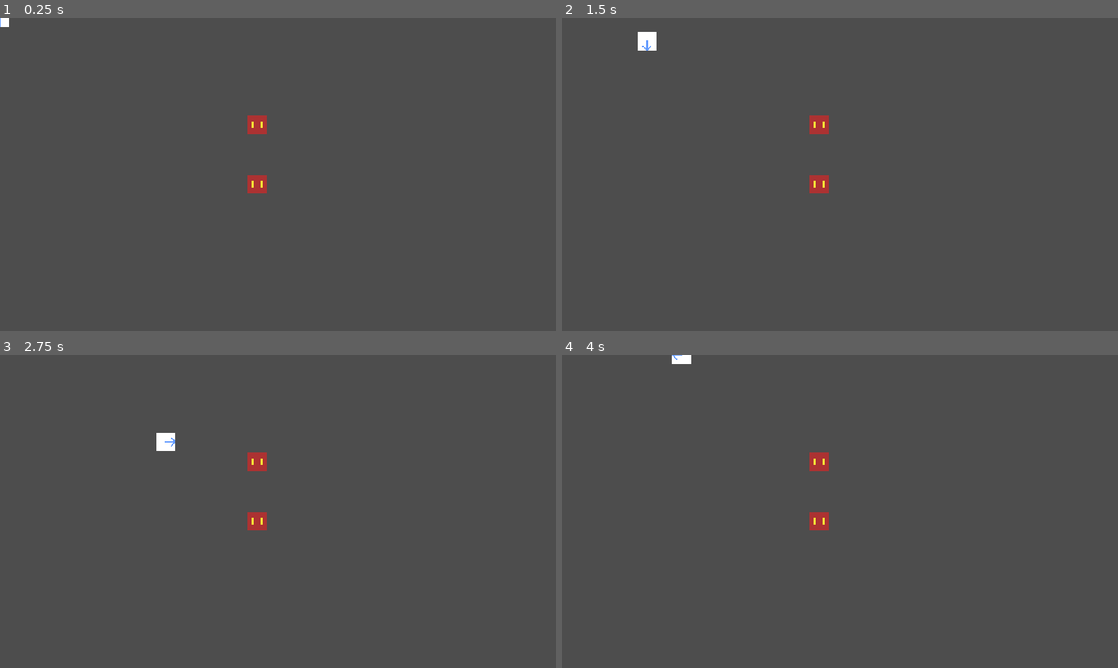
Above: before the commit, frames 1-4 (two rows, left to right).
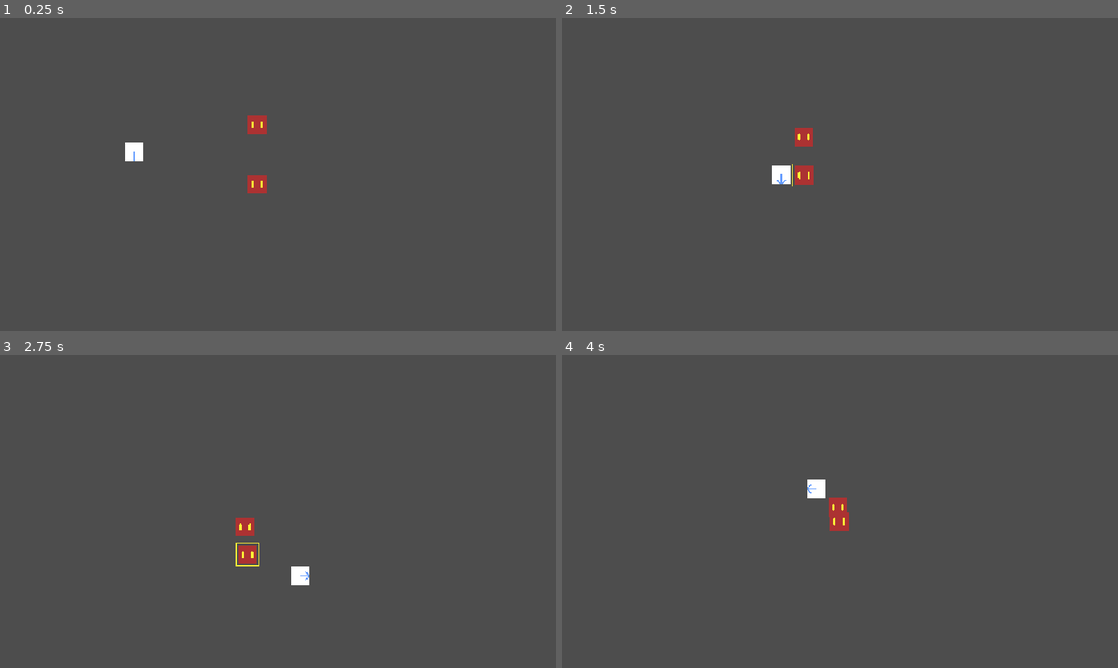
Above: after the commit, the same moments.

Repository: gianculottapascolachiappe-hue/DumbMorogh
Game: Godot game, scene res://main.tscn
Two runs of this game, one before a commit and one after it. Both use one fixed random seed, a clock stepped at 60 frames per second and the inputs below.
Inputs (mouse positions are in pixels of both pictures, inside the frame that each line leads up to):
- Up to frame 1 (0.25 s): no input
- Up to frame 2 (1.5 s): tap Enter at 0.5 s; move the mouse to (817, 183) at 0.52 s; hold D (move_right) 0.53-1.28 s; hold Right mouse button (attack) 0.53-1.28 s; click (817, 183) at 0.67 s; move the mouse to (817, 124) at 1.27 s; hold S (move_down) from 1.28 s (still down); right-click (817, 124) at 1.35 s; click (817, 124) at 1.42 s
- Up to frame 3 (2.75 s): move the mouse to (333, 442) at 2.02 s; release S (move_down) at 2.03 s; hold D (move_right) from 2.03 s (still down); hold Right mouse button (attack) from 2.03 s (still down); click (333, 442) at 2.17 s
- Up to frame 4 (4 s): move the mouse to (812, 574) at 2.77 s; release D (move_right) at 2.78 s; release Right mouse button (attack) at 2.78 s; hold W (move_up) 2.78-3.53 s; right-click (812, 574) at 2.85 s; click (812, 574) at 2.92 s; move the mouse to (1006, 558) at 3.52 s; hold A (move_left) from 3.53 s (still down); hold Right mouse button (attack) from 3.53 s (still down); click (1006, 558) at 3.67 s

The runs differ from the first frame. In frame 1, 0.2% of the frame differs, in the area x 0-26%, y 0-46%; in frame 2, 1.2%, in the area x 13-48%, y 4-56%; in frame 3, 1.2%; in frame 4, 1.1%.

Commit message:
Enemies Aggro
enemies now aggro the player when in range and chase it. Also added melee range + facing wrong direction + target indicator. Yet to add drop aggro distance

Diff:
--- a/main.tscn
+++ b/main.tscn
@@ -6,17 +6,7 @@
 [node name="Main" type="Node2D"]
 
 [node name="Player" parent="." instance=ExtResource("1_ig7tw")]
-speed = null
-input_left = null
-input_right = null
-input_up = null
-input_down = null
-max_health = null
-attack_damage = null
-attack_speed = null
-combat_timeout = null
-idle_anim = null
-walk_anim = null
+position = Vector2(232, 231)
 
 [node name="Enemy" parent="." instance=ExtResource("2_0xm2m")]
 position = Vector2(444, 287)
--- a/scenes/enemies/enemy.tscn
+++ b/scenes/enemies/enemy.tscn
@@ -1,8 +1,9 @@
-[gd_scene load_steps=6 format=3 uid="uid://cre2nlhgaf64q"]
+[gd_scene load_steps=7 format=3 uid="uid://cre2nlhgaf64q"]
 
 [ext_resource type="Script" uid="uid://dbvagm3o15uxj" path="res://scripts/enemies/area_2d.gd" id="1_6xk8f"]
 [ext_resource type="Texture2D" uid="uid://bnjbwfw3omnw8" path="res://assets/sprites/Sprite-0001.png" id="1_8e3ao"]
 [ext_resource type="Script" uid="uid://crjivuhxqdri8" path="res://scripts/enemies/enemy.gd" id="1_38ino"]
+[ext_resource type="Texture2D" uid="uid://c6dtd53pcms66" path="res://assets/sprites/Sprite-0002.png" id="4_fcftc"]
 
 [sub_resource type="RectangleShape2D" id="RectangleShape2D_ykcao"]
 size = Vector2(32, 32)
@@ -11,6 +12,7 @@
 size = Vector2(32, 32)
 
 [node name="Enemy" type="CharacterBody2D"]
+collision_mask = 2
 script = ExtResource("1_38ino")
 
 [node name="Sprite2D" type="Sprite2D" parent="."]
@@ -24,3 +26,11 @@
 
 [node name="CollisionShape2D" type="CollisionShape2D" parent="Area2D"]
 shape = SubResource("RectangleShape2D_8e3ao")
+
+[node name="TextureRect" type="TextureRect" parent="."]
+visible = false
+offset_left = -20.0
+offset_top = -20.0
+offset_right = 20.0
+offset_bottom = 20.0
+texture = ExtResource("4_fcftc")
--- a/scenes/player/player.tscn
+++ b/scenes/player/player.tscn
@@ -206,6 +206,7 @@
 }]
 
 [node name="Player" type="CharacterBody2D" groups=["player"]]
+collision_mask = 2
 script = ExtResource("1_sweqy")
 
 [node name="CollisionShape2D" type="CollisionShape2D" parent="."]
--- a/scripts/combat/combat_utils.gd
+++ b/scripts/combat/combat_utils.gd
@@ -1,8 +1,6 @@
+extends Node
 class_name CombatUtils
 
-# =========================================================
-# COMBAT STATE HELPERS
-# =========================================================
 
 static func enter_combat(entity: Node, state: Dictionary) -> void:
 	if state.in_combat:
--- a/scripts/enemies/enemy.gd
+++ b/scripts/enemies/enemy.gd
@@ -1,115 +1,122 @@
 extends CharacterBody2D
 
+@onready var target_indicator: TextureRect = $TextureRect
+
 # =========================================================
-# HEALTH
+# STATS
 # =========================================================
 @export var max_health: int = 30
-var current_health: int = 0
-
+@export var move_speed: float = 80.0
+var is_dead: bool = false
+var current_health: int
 
 # =========================================================
-# COMBAT (ATTACK)
+# COMBAT
 # =========================================================
 @export var attack_damage: int = 3
 @export var attack_speed: float = 1.5
+@export var attack_range: float = 40.0
+@export var aggro_range: float = 120.0
 
-var is_attacking: bool = false
+var target: Node = null
 var attack_timer: float = 0.0
-var target: Node = null
-var combat_state := {
-	"in_combat": false,
-	"combat_timer": 0.0,
-	"combat_timeout": 5.0
-}
+var in_combat: bool = false
+
+# =========================================================
+# INIT
+# =========================================================
+func _ready() -> void:
+	current_health = max_health
+	target = get_tree().get_first_node_in_group("player")
+
+# =========================================================
+# MAIN LOOP
+# =========================================================
+func _physics_process(delta: float) -> void:
+	if is_dead:
+		return
+	update_aggro()
+
+	if in_combat:
+		handle_combat(delta)
+	else:
+		velocity = Vector2.ZERO
+
+	move_and_slide()
+
+# =========================================================
+# AGGRO
+# =========================================================
+func update_aggro() -> void:
+	if is_dead or in_combat:
+		return
+
+	if target == null or not is_instance_valid(target):
+		target = get_tree().get_first_node_in_group("player")
+		if target == null:
+			return
+
+	var dist := global_position.distance_to(target.global_position)
+
+	if dist <= aggro_range:
+		enter_combat()
 
 # =========================================================
 # COMBAT STATE
 # =========================================================
-var in_combat: bool = false
-@export var combat_timeout: float = 5.0
-var combat_timer: float = 0.0
+func enter_combat() -> void:
+	if in_combat:
+		return
 
+	in_combat = true
+	attack_timer = 0.0
+
+	print(name, "entered combat")
+
+func exit_combat() -> void:
+	if not in_combat:
+		return
+
+	in_combat = false
+	attack_timer = 0.0
+
+	print(name, "exited combat")
 
 # =========================================================
-# LIFECYCLE
+# COMBAT LOOP
 # =========================================================
-func _ready() -> void:
-	current_health = max_health
+func handle_combat(delta: float) -> void:
+	if target == null or not is_instance_valid(target):
+		exit_combat()
+		return
 
-
-func _physics_process(delta: float) -> void:
-	if is_attacking:
-		handle_auto_attack(delta)
-
-	if in_combat:
-		handle_combat_state(delta)
-
+	handle_chase()
+	handle_attack(delta)
 
 # =========================================================
-# HEALTH
+# CHASE
 # =========================================================
-func take_damage(amount: int) -> void:
-	if current_health <= 0:
+func handle_chase() -> void:
+	var dist := global_position.distance_to(target.global_position)
+
+	if dist <= attack_range:
+		velocity = Vector2.ZERO
 		return
 
-	CombatUtils.enter_combat(self, combat_state)
-
-	current_health -= amount
-	current_health = max(current_health, 0)
-
-	print(name, "HP:", current_health)
-
-	if current_health == 0:
-		die()
-
-
-func die() -> void:
-	print("Enemy died")
-
-	stop_attack()
-
-	if TargetManager.current_target == self:
-		TargetManager.clear_target()
-
-	queue_free()
-
+	var dir: Vector2 = (target.global_position - global_position).normalized()
+	velocity = dir * move_speed
 
 # =========================================================
-# COMBAT STATE
+# ATTACK
 # =========================================================
-func on_enter_combat() -> void:
-	print(name, "entered combat")
-
-	is_attacking = true
-	attack_timer = 0.0
-
-	if target == null:
-		target = get_tree().get_first_node_in_group("player")
-
-
-func on_exit_combat() -> void:
-	stop_attack()
-	print(name, "exited combat")
-
-
-func handle_combat_state(delta: float) -> void:
-	combat_timer -= delta
-
-	if combat_timer <= 0.0:
-		CombatUtils.exit_combat(self, combat_state)
-
-
-# =========================================================
-# ATTACK SYSTEM
-# =========================================================
-func handle_auto_attack(delta: float) -> void:
-	if target == null:
-		stop_attack()
+func handle_attack(delta: float) -> void:
+	if target == null or not is_instance_valid(target):
 		return
 
-	# stop if player dead
-	if target.has_method("is_dead") and target.is_dead:
-		stop_attack()
+	var dist := global_position.distance_to(target.global_position)
+
+	# 🚨 HARD CHECK BEFORE TIMER
+	if dist > attack_range:
 		return
 
 	attack_timer -= delta
@@ -118,16 +125,51 @@
 		attack_timer = attack_speed
 		perform_attack()
 
+func perform_attack() -> void:
+	if target == null or not is_instance_valid(target):
+		return
 
-func perform_attack() -> void:
-	if target == null:
+	var dist := global_position.distance_to(target.global_position)
+
+	if dist > attack_range:
 		return
 
 	if target.has_method("take_damage"):
 		target.take_damage(attack_damage)
 
+# =========================================================
+# DAMAGE
+# =========================================================
+func take_damage(amount: int) -> void:
+	if current_health <= 0:
+		return
 
-func stop_attack() -> void:
-	is_attacking = false
-	target = null
-	print(name, "stopped attacking")
+	current_health = max(current_health - amount, 0)
+
+	print(name, "HP:", current_health)
+
+	enter_combat()
+
+	if current_health == 0:
+		die()
+
+func die() -> void:
+	if is_dead:
+		return
+
+	is_dead = true
+
+	print(name, "died")
+
+	exit_combat()
+
+	if TargetManager.current_target == self:
+		TargetManager.clear_target()
+
+	queue_free()
+
+
+# placeholder of target indicator
+func set_targeted(value: bool) -> void:
+	if target_indicator:
+		target_indicator.visible = value
--- a/scripts/player/player.gd
+++ b/scripts/player/player.gd
@@ -1,57 +1,38 @@
 extends CharacterBody2D
 
+@export var idle_anim: String = "idle"
+@export var walk_anim: String = "walk"
+
 # =========================================================
 # MOVEMENT
 # =========================================================
 @export var speed: float = 200.0
-
-@export var input_left: String = "move_left"
-@export var input_right: String = "move_right"
-@export var input_up: String = "move_up"
-@export var input_down: String = "move_down"
-
 var last_direction: Vector2 = Vector2.DOWN
 
-
 # =========================================================
 # HEALTH
 # =========================================================
 @export var max_health: int = 100
-var current_health: int = 0
+var current_health: int
 var is_dead: bool = false
 
-
-# =========================================================
-# COMBAT (ATTACK)
+# =========================================================
+# COMBAT
 # =========================================================
 @export var attack_damage: int = 5
 @export var attack_speed: float = 1.2
+@export var attack_range: float = 40.0
 
 var is_attacking: bool = false
 var attack_timer: float = 0.0
-var current_attack_target: Node = null
+var current_target: Node = null
+
+# =========================================================
+# COMBAT STATE
+# =========================================================
 var combat_state := {
-	"in_combat": false,
-	"combat_timer": 0.0,
-	"combat_timeout": 5.0
+	"in_combat": false
 }
-
-# =========================================================
-# COMBAT STATE
-# =========================================================
-var in_combat: bool = false
-@export var combat_timeout: float = 5.0
-var combat_timer: float = 0.0
-
-
-# =========================================================
-# ANIMATION
-# =========================================================
-@export var idle_anim: String = "idle"
-@export var walk_anim: String = "walk"
-
-var current_anim: String = ""
-
 
 # =========================================================
 # NODES
@@ -59,15 +40,16 @@
 @onready var sprite: AnimatedSprite2D = $AnimatedSprite2D
 @onready var state_machine: Node = $StateMachine
 
-
-# =========================================================
-# LIFECYCLE
+# =========================================================
+# INIT
 # =========================================================
 func _ready() -> void:
 	current_health = max_health
 	state_machine.init(self)
 
-
+# =========================================================
+# MAIN LOOP
+# =========================================================
 func _physics_process(delta: float) -> void:
 	state_machine.update(delta)
 	move_and_slide()
@@ -75,15 +57,10 @@
 	if is_attacking:
 		handle_auto_attack(delta)
 
-	if in_combat:
-		handle_combat_state(delta)
-
-
 func _input(event: InputEvent) -> void:
 	if event.is_action_pressed("attack"):
 		start_attack()
 
-
 # =========================================================
 # MOVEMENT
 # =========================================================
@@ -93,7 +70,6 @@
 	if dir != Vector2.ZERO:
 		last_direction = dir
 
-
 # =========================================================
 # HEALTH
 # =========================================================
@@ -101,16 +77,14 @@
 	if is_dead:
 		return
 
-	CombatUtils.enter_combat(self, combat_state)
-
-	current_health -= amount
-	current_health = max(current_health, 0)
+	current_health = max(current_health - amount, 0)
 
 	print("Player HP:", current_health)
 
-	if current_health == 0:
+	enter_combat()
+
+	if current_health <= 0:
 		die()
-
 
 func die() -> void:
 	is_dead = true
@@ -121,50 +95,46 @@
 	stop_attack()
 	velocity = Vector2.ZERO
 
-
 # =========================================================
 # COMBAT STATE
 # =========================================================
-func on_enter_combat() -> void:
+func enter_combat() -> void:
+	if combat_state.in_combat:
+		return
+
+	combat_state.in_combat = true
 	print("Player entered combat")
 
-
-func on_exit_combat() -> void:
+func exit_combat() -> void:
+	if not combat_state.in_combat:
+		return
+
+	combat_state.in_combat = false
+	print("Player exited combat")
 	stop_attack()
-	print("Player exited combat")
-
-
-func handle_combat_state(delta: float) -> void:
-	combat_timer -= delta
-
-	combat_state.combat_timer -= delta
-
-	if combat_state.combat_timer <= 0.0:
-		CombatUtils.exit_combat(self, combat_state)
-
 
 # =========================================================
 # ATTACK SYSTEM
 # =========================================================
 func start_attack() -> void:
 	var target = TargetManager.current_target
-
 	if target == null:
 		return
 
-	CombatUtils.enter_combat(self, combat_state)
-
-	current_attack_target = target
+	current_target = target
 	is_attacking = true
 	attack_timer = 0.0
 
+	enter_combat()
+
 	print("Auto-attack started on:", target.name)
 
-
 func handle_auto_attack(delta: float) -> void:
-	var target = TargetManager.current_target
-
-	if target != current_attack_target:
+	if current_target == null or not is_instance_valid(current_target):
+		stop_attack()
+		return
+
+	if TargetManager.current_target != current_target:
 		stop_attack()
 		return
 
@@ -174,27 +144,29 @@
 		attack_timer = attack_speed
 		perform_attack()
 
-
 func perform_attack() -> void:
-	var target = TargetManager.current_target
-
-	if target == null:
-		stop_attack()
-		return
-
-	if not is_instance_valid(target):
-		stop_attack()
-		return
-
-	if target.has_method("take_damage"):
-		target.take_damage(attack_damage)
-
+	if current_target == null or not is_instance_valid(current_target):
+		return
+
+	var to_target: Vector2 = (current_target.global_position - global_position).normalized()
+	var facing: Vector2 = last_direction.normalized()
+
+	var dist := global_position.distance_to(current_target.global_position)
+	if dist > attack_range:
+		return
+
+	var dot := facing.dot(to_target)
+	if dot < 0.5:
+		print("You are facing the wrong direction")
+		return
+
+	if current_target.has_method("take_damage"):
+		current_target.take_damage(attack_damage)
 
 func stop_attack() -> void:
 	is_attacking = false
-	current_attack_target = null
+	current_target = null
 	print("Auto-attack stopped")
-
 
 # =========================================================
 # ANIMATION
@@ -202,12 +174,10 @@
 func play_animation(action: String, dir: Vector2) -> void:
 	var anim = action + "_" + _get_direction_name(dir)
 
-	if anim == current_anim:
-		return
-
-	current_anim = anim
+	if sprite.animation == anim:
+		return
+
 	sprite.play(anim)
-
 
 func _get_direction_name(dir: Vector2) -> String:
 	if dir == Vector2.ZERO:
--- a/scripts/state_machine/idle_state.gd
+++ b/scripts/state_machine/idle_state.gd
@@ -1,17 +1,23 @@
 extends BaseState
 
 
+# =========================================================
+# ENTER STATE
+# =========================================================
 func enter() -> void:
 	player.apply_movement(Vector2.ZERO)
-	player.play_animation(player.idle_anim, player.last_direction)
+	player.play_animation("idle", player.last_direction)
 
 
+# =========================================================
+# UPDATE LOOP (DECISION ONLY)
+# =========================================================
 func update(delta: float) -> void:
-	var input_dir = Input.get_vector(
-		player.input_left,
-		player.input_right,
-		player.input_up,
-		player.input_down
+	var input_dir := Input.get_vector(
+		"move_left",
+		"move_right",
+		"move_up",
+		"move_down"
 	)
 
 	if input_dir != Vector2.ZERO:
--- a/scripts/state_machine/state_machine.gd
+++ b/scripts/state_machine/state_machine.gd
@@ -22,13 +22,16 @@
 
 
 func update(delta: float) -> void:
-	current_state.update(delta)
+	if current_state:
+		current_state.update(delta)
 
 
 func change_state(new_state: BaseState) -> void:
 	if new_state == current_state:
 		return
 
-	current_state.exit()
+	if current_state:
+		current_state.exit()
+
 	current_state = new_state
 	current_state.enter()
--- a/scripts/state_machine/walk_state.gd
+++ b/scripts/state_machine/walk_state.gd
@@ -1,21 +1,29 @@
 extends BaseState
 
 
+# =========================================================
+# ENTER STATE
+# =========================================================
 func enter() -> void:
-	player.play_animation(player.walk_anim, player.last_direction)
+	pass
 
 
+# =========================================================
+# UPDATE (DECISION ONLY)
+# =========================================================
 func update(delta: float) -> void:
-	var input_dir = Input.get_vector(
-		player.input_left,
-		player.input_right,
-		player.input_up,
-		player.input_down
+	var input_dir := Input.get_vector(
+		"move_left",
+		"move_right",
+		"move_up",
+		"move_down"
 	)
 
+	# Switch to idle if no input
 	if input_dir == Vector2.ZERO:
 		state_machine.change_state(state_machine.idle_state)
 		return
 
+	# Delegate ALL movement + animation to Player
 	player.apply_movement(input_dir)
-	player.play_animation(player.walk_anim, input_dir)
+	player.play_animation("walk", input_dir)
--- a/scripts/systems/target_manager.gd
+++ b/scripts/systems/target_manager.gd
@@ -1,14 +1,42 @@
 extends Node
 
 var current_target: Node = null
+
 
 func set_target(target: Node) -> void:
 	if current_target == target:
 		return
 
+	# turn OFF old target indicator
+	if current_target and current_target.has_method("set_targeted"):
+		current_target.set_targeted(false)
+
 	current_target = target
+
+	# turn ON new target indicator
+	if current_target and current_target.has_method("set_targeted"):
+		current_target.set_targeted(true)
+
 	print("Target selected:", target.name)
 
+
 func clear_target() -> void:
+	if current_target and current_target.has_method("set_targeted"):
+		current_target.set_targeted(false)
+
 	current_target = null
 	print("Target cleared")
+
+
+# =========================================================
+# SAFETY HELPERS (optional but recommended)
+# =========================================================
+func get_target() -> Node:
+	if current_target == null:
+		return null
+
+	if not is_instance_valid(current_target):
+		current_target = null
+		return null
+
+	return current_target
Binary file added: assets/sprites/Sprite-0002.png
Not shown, added: assets/sprites/Sprite-0002.png.import
